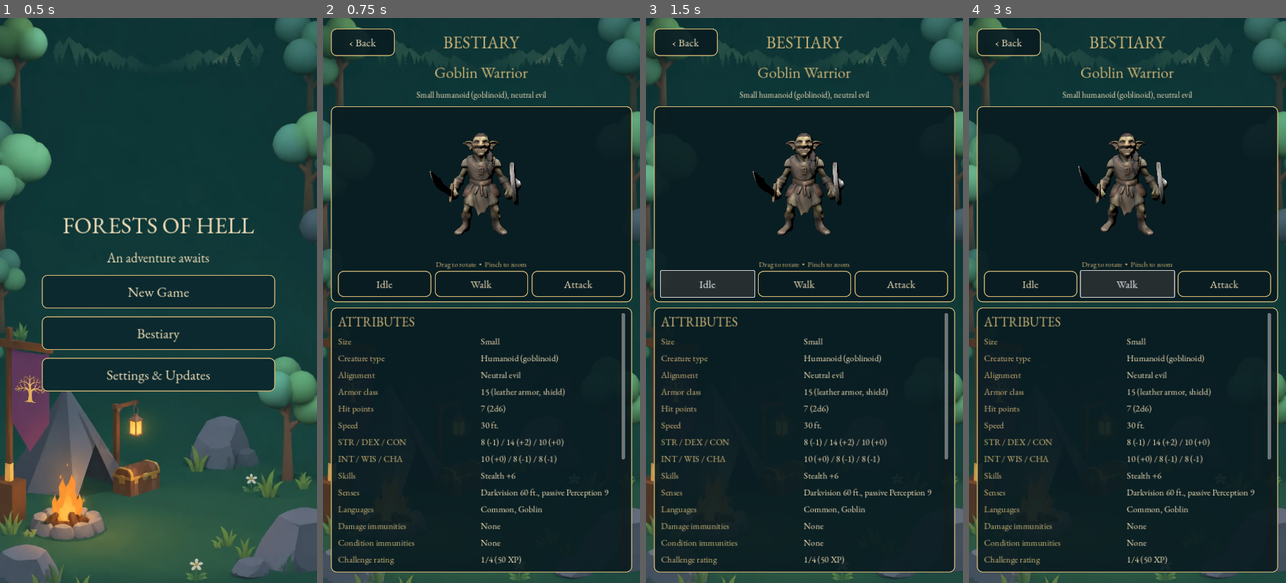
Above: before the commit, frames 1-4 (left to right).
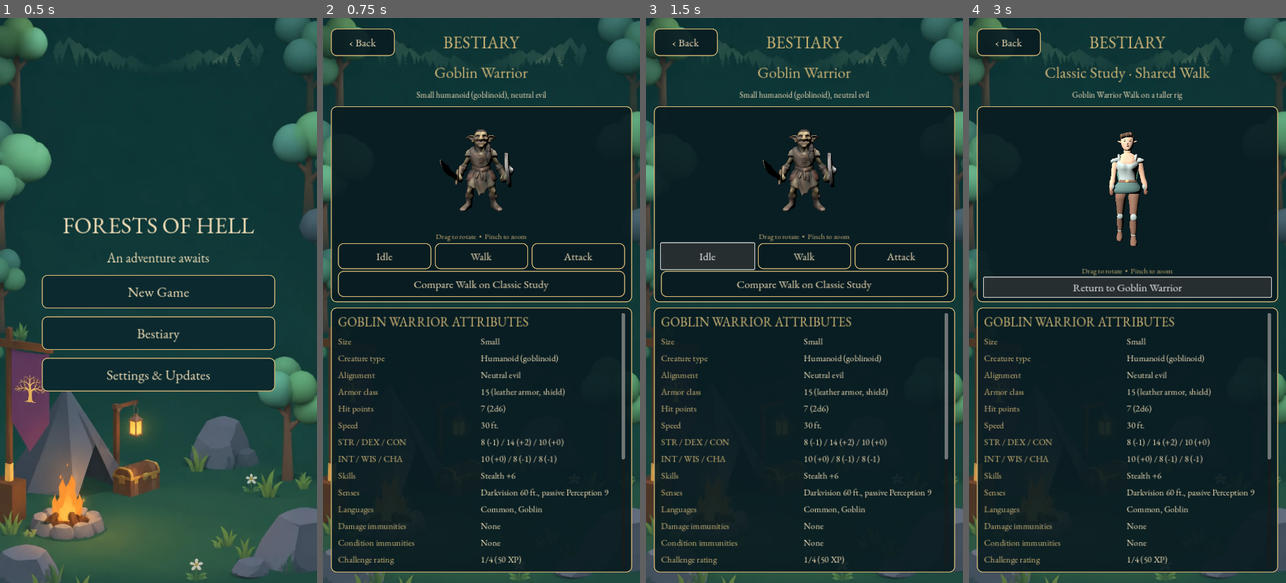
Above: after the commit, the same moments.

Repository: cosmerearchives-creator/Android-DnD-Roguelike
Game: Godot game, scene res://front_menu.tscn
Two runs of this game, one before a commit and one after it. Both use one fixed random seed, a clock stepped at 60 frames per second and the inputs below.
Inputs (mouse positions are in pixels of both pictures, inside the frame that each line leads up to):
- Up to frame 1 (0.5 s): no input
- Up to frame 2 (0.75 s): click "Bestiary" at 0.5 s
- Up to frame 3 (1.5 s): click "Idle" at 1.25 s
- Up to frame 4 (3 s): click "Walk" at 2 s; click (1127, 283) at 2.75 s, where only the run after the commit has a clickable "Compare Walk on Classic Study"

Frame 1 is identical in both runs. In frame 2, 3.9% of the frame differs, in the area x 4-96%, y 19-55%; in frame 3, 6.5%; in frame 4, 6.6%, in the area x 4-96%, y 8-55%.

Commit message:
Preview shared humanoid walk in Bestiary v0.3.165

Diff:
--- a/godot/bestiary.gd
+++ b/godot/bestiary.gd
@@ -21,6 +21,7 @@
 		["Shortbow", "Ranged Weapon Attack: +4 to hit, range 80/320 ft., one target. Hit: 5 (1d6 + 2) piercing damage."]
 	]
 }]
+const WALK_COMPARISON := "res://assets/classic_study_shared_walk.glb"
 const GOLD := Color("#cfb576")
 const PALE := Color("#f3dfb8")
 const DARK := Color("#0b292e")
@@ -30,6 +31,12 @@
 var touch_points: Dictionary = {}
 var camera: Camera3D
 var preview_animator: AnimationPlayer
+var preview_model: Node3D
+var preview_controls: HBoxContainer
+var preview_title: Label
+var preview_subtitle: Label
+var comparison_button: Button
+var showing_comparison := false
 
 func _panel() -> StyleBoxFlat:
 	var style := StyleBoxFlat.new()
@@ -96,12 +103,12 @@
 	header.add_child(blank)
 
 	var entry := ENTRIES[0]
-	var creature_title := _label(entry.name, 36, true)
-	creature_title.horizontal_alignment = HORIZONTAL_ALIGNMENT_CENTER
-	layout.add_child(creature_title)
-	var subtitle := _label(entry.subtitle, 19)
-	subtitle.horizontal_alignment = HORIZONTAL_ALIGNMENT_CENTER
-	layout.add_child(subtitle)
+	preview_title = _label(entry.name, 36, true)
+	preview_title.horizontal_alignment = HORIZONTAL_ALIGNMENT_CENTER
+	layout.add_child(preview_title)
+	preview_subtitle = _label(entry.subtitle, 19)
+	preview_subtitle.horizontal_alignment = HORIZONTAL_ALIGNMENT_CENTER
+	layout.add_child(preview_subtitle)
 
 	var preview_panel := PanelContainer.new()
 	preview_panel.add_theme_stylebox_override("panel", _panel())
@@ -143,7 +150,7 @@
 	hint.horizontal_alignment = HORIZONTAL_ALIGNMENT_CENTER
 	preview_stack.add_child(hint)
 	# Temporary review controls make the new rig easy to approve in-game.
-	var preview_controls := HBoxContainer.new()
+	preview_controls = HBoxContainer.new()
 	preview_controls.add_theme_constant_override("separation", 8)
 	preview_stack.add_child(preview_controls)
 	for clip in ["Idle", "Walk", "Attack"]:
@@ -151,6 +158,9 @@
 		preview_button.custom_minimum_size.y = 44
 		preview_button.size_flags_horizontal = Control.SIZE_EXPAND_FILL
 		preview_controls.add_child(preview_button)
+	comparison_button = _button("Compare Walk on Classic Study", _toggle_walk_comparison)
+	comparison_button.custom_minimum_size.y = 44
+	preview_stack.add_child(comparison_button)
 
 	var stats_panel := PanelContainer.new()
 	stats_panel.add_theme_stylebox_override("panel", _panel())
@@ -164,7 +174,7 @@
 	contents.size_flags_horizontal = Control.SIZE_EXPAND_FILL
 	contents.add_theme_constant_override("separation", 9)
 	scroll.add_child(contents)
-	contents.add_child(_label("ATTRIBUTES", 29, true))
+	contents.add_child(_label("GOBLIN WARRIOR ATTRIBUTES", 29, true))
 	for line in entry.details:
 		_add_stat(contents, line[0], line[1])
 	contents.add_child(_label("SPECIAL ABILITIES", 29, true))
@@ -189,16 +199,33 @@
 	parent.add_child(_label(name, 23, true))
 	parent.add_child(_label(description, 20))
 
-func _load_creature(path: String) -> void:
+func _toggle_walk_comparison() -> void:
+	var next_comparison := not showing_comparison
+	var path: String = WALK_COMPARISON if next_comparison else ENTRIES[0].asset
+	if not _load_creature(path, "Walk"):
+		comparison_button.text = "Walk preview unavailable"
+		return
+	showing_comparison = next_comparison
+	preview_title.text = "Classic Study · Shared Walk" if showing_comparison else ENTRIES[0].name
+	preview_subtitle.text = "Goblin Warrior Walk on a taller rig" if showing_comparison else ENTRIES[0].subtitle
+	preview_controls.visible = not showing_comparison
+	comparison_button.text = "Return to Goblin Warrior" if showing_comparison else "Compare Walk on Classic Study"
+
+func _load_creature(path: String, state := "Idle") -> bool:
 	if not ResourceLoader.exists(path):
-		return
+		return false
 	var instance: Node3D = load(path).instantiate()
+	var bounds := _bounds_for(instance, Transform3D.IDENTITY)
+	if bounds.size.length() < 0.01:
+		instance.free()
+		return false
+	if is_instance_valid(preview_model):
+		creature_root.remove_child(preview_model)
+		preview_model.queue_free()
+	preview_model = instance
 	creature_root.add_child(instance)
 	preview_animator = _find_animator(instance)
-	_play_preview_animation("Idle")
-	var bounds := _bounds_for(instance, Transform3D.IDENTITY)
-	if bounds.size.length() < 0.01:
-		return
+	_play_preview_animation(state)
 	var center := bounds.get_center()
 	instance.position = -center
 	var height := maxf(bounds.size.y, 0.2)
@@ -208,6 +235,7 @@
 	camera.look_at(Vector3.ZERO)
 	camera.near = 0.02
 	camera.far = 500.0
+	return true
 
 func _bounds_for(node: Node3D, parent_transform: Transform3D) -> AABB:
 	var local := parent_transform * node.transform
Binary file added: godot/assets/classic_study_shared_walk.glb
Not shown, added: docs/roadmap-asset-pipeline.md
